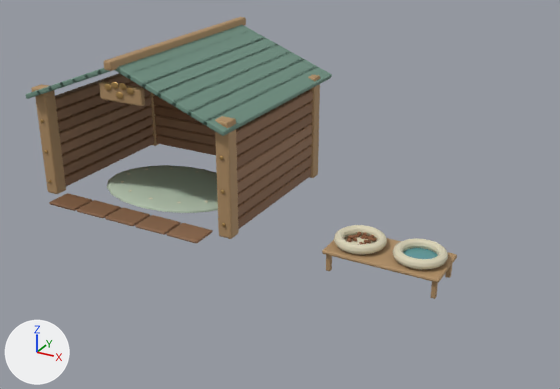
An edit to the glTF model static/models/petchat-cat-home-v1/cat-home.glb, drawn before and after from the same camera.
One viewpoint serves both versions: a 50 mm lens placed at (3.05, -12.61, 4.3), pointed at (-1.16, -4.95, 0.48). Every picture has the same lights, and +X, +Y and +Z are marked at lower left. The first picture is the older version. Where no turn or scale is listed for an object, it has been applied to the vertices. Vertices at exactly the same position are counted once.

Before the edit, the objects in view are built like this:
```python
me_cube_025 = bpy.data.meshes.new('Cube.025')
me_cube_025.from_pydata(...)  # 716 vertices, 1380 faces; spans x -0.11..5.53, y -2.54..0.51, z -0.75..1.33
me_cube_025.materials.append(mat_end_grain)  # brown #af8e65
me_sphere = bpy.data.meshes.new('Sphere')
me_sphere.from_pydata(...)  # a UV sphere (20 segments, 10 rings, poles along z) spanning x -1.04..1.04, y -0.76..0.76, z -0.06..0.06
me_sphere.materials.append(mat_linen)  # pale green #bfceb8
me_sphere_025 = bpy.data.meshes.new('Sphere.025')
me_sphere_025.from_pydata(...)  # 7644 vertices, 15120 faces; spans x -0.222..0.1, y -0.037..0.33, z -0.026..0.034
me_sphere_025.materials.append(mat_kibble)  # brown #865735
me_sphere_068 = bpy.data.meshes.new('Sphere.068')
me_sphere_068.from_pydata(...)  # a UV sphere (20 segments, 10 rings, poles along z) spanning x -0.205..0.205, y -0.205..0.205, z -0.012..0.012
me_sphere_068.materials.append(mat_water)  # cyan #61a2a6
me_torus = bpy.data.meshes.new('Torus')
me_torus.from_pydata(...)  # 1164 vertices, 2320 faces; spans x -0.295..0.995, y -0.295..0.295, z -0.145..0.052
me_torus.materials.append(mat_glazed_cream)  # pale yellow #ddd6ba
ob_cat_home_end_grain = bpy.data.objects.new('cat_home_end_grain', me_cube_025)
ob_cat_home_end_grain.location = (-4.4, -3.25, 0.77)
ob_cat_home_glazed_cream = bpy.data.objects.new('cat_home_glazed_cream', me_torus)
ob_cat_home_glazed_cream.location = (0.1, -5.38, 0.36)
ob_cat_home_kibble = bpy.data.objects.new('cat_home_kibble', me_sphere_025)
ob_cat_home_kibble.location = (0.161, -5.513, 0.338)
ob_cat_home_linen = bpy.data.objects.new('cat_home_linen', me_sphere)
ob_cat_home_linen.location = (-3.0, -4.62, 0.065)
ob_cat_home_water = bpy.data.objects.new('cat_home_water', me_sphere_068)
ob_cat_home_water.location = (0.8, -5.38, 0.325)
# also in view: 'cat_home_cedar_3' at (-3.0, -4.51, 0.6); 'cat_home_sage_roof' at (-3.0, -4.26, 1.72); 'cat_home_cedar_1' at (-3.0, -4.51, 0.6); 'cat_home_cedar_4' at (-3.0, -4.51, 0.68); 'cat_home_cedar_0' at (-3.0, -4.51, 0.52)
```
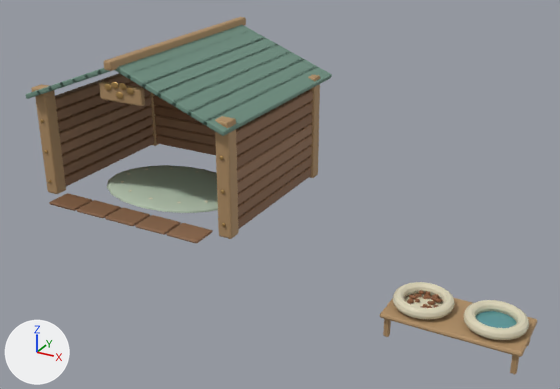
The change in detail:
me_cube_025 is used by ob_cat_home_end_grain; location (-4.4, -3.25, 0.77).
me_cube_025 had 716 vertices, 1380 faces and spanned x -0.11..5.53, y -2.54..0.51, z -0.75..1.33.
me_cube_025 now has 716 vertices, 1380 faces and spans x -0.11..6.58, y -3.36..0.51, z -0.75..1.33.
me_cube_025 part 1: the loose piece of 44 vertices spanning x 4.17..5.53, y -2.46..-1.81, z -0.53..-0.48 is moved by (1.05, -0.9, 0.0).
me_cube_025 part 2: the loose piece of 56 vertices spanning x 4.21..4.27, y -2.41..-2.35, z -0.75..-0.52 is moved by (1.05, -0.9, 0.0).
me_cube_025 part 3: the loose piece of 56 vertices spanning x 5.43..5.49, y -1.91..-1.85, z -0.75..-0.52 is moved by (1.05, -0.9, 0.0).
me_cube_025 part 4: the loose piece of 56 vertices spanning x 5.43..5.49, y -2.41..-2.35, z -0.75..-0.52 is moved by (1.05, -0.9, 0.0).
Other edits to the shape of me_cube_025 do not show in these pictures.
Object 'cat_home_glazed_cream' (ob_cat_home_glazed_cream) moves from (0.1, -5.38, 0.36) to (1.15, -6.28, 0.36).
Object 'cat_home_kibble' (ob_cat_home_kibble) moves from (0.161, -5.513, 0.338) to (1.211, -6.413, 0.338).
Object 'cat_home_water' (ob_cat_home_water) moves from (0.8, -5.38, 0.325) to (1.85, -6.28, 0.325).

Where the change shows, as pixel boxes (x1, y1, x2, y2) in the pictures (560 x 389 px; the box of a moved part takes in the faces that stretch with it):
'cat_home_end_grain', reshaped (19% wider, 27% taller)
    before: (31, 17, 457, 299)
    after: (31, 17, 537, 374)
'cat_home_glazed_cream', moved
    before: (334, 225, 448, 270)
    after: (393, 282, 529, 340)
'cat_home_water', moved
    before: (403, 248, 438, 259)
    after: (475, 311, 517, 328)
'cat_home_kibble', moved
    before: (346, 232, 377, 244)
    after: (407, 290, 442, 308)
part 1 of me_cube_025, moved or reshaped
    before: (322, 235, 457, 282)
    after: (380, 293, 537, 357)
part 2 of me_cube_025, moved or reshaped
    before: (326, 255, 332, 271)
    after: (383, 319, 391, 337)
part 3 of me_cube_025, moved or reshaped (not visible afterwards)
    before: (445, 265, 452, 278)
part 4 of me_cube_025, moved or reshaped
    before: (431, 281, 438, 299)
    after: (510, 355, 519, 374)
